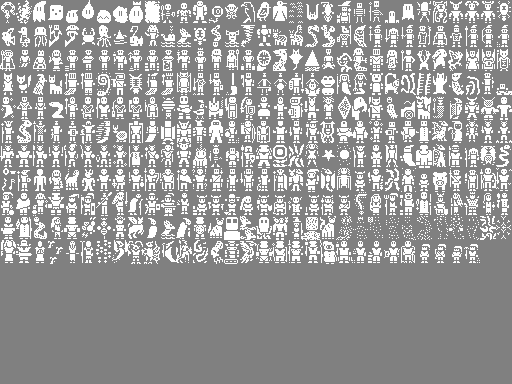
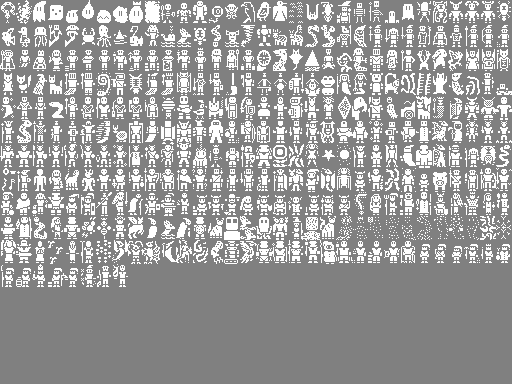
Layer changes from the first 512 × 384 image to the second:
painted on "creature_sprites.png" over left=1, top=244, right=510, bottom=287
